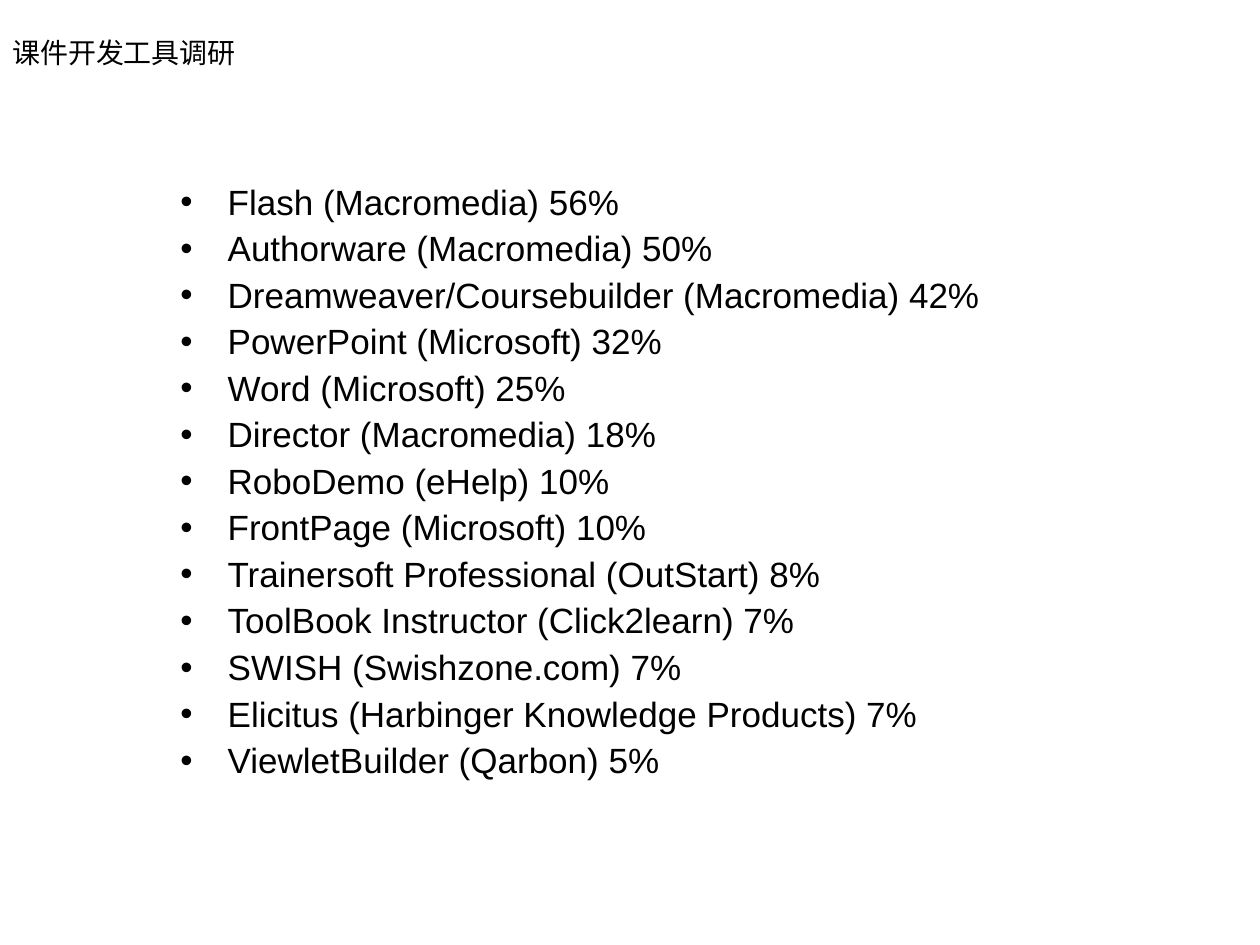
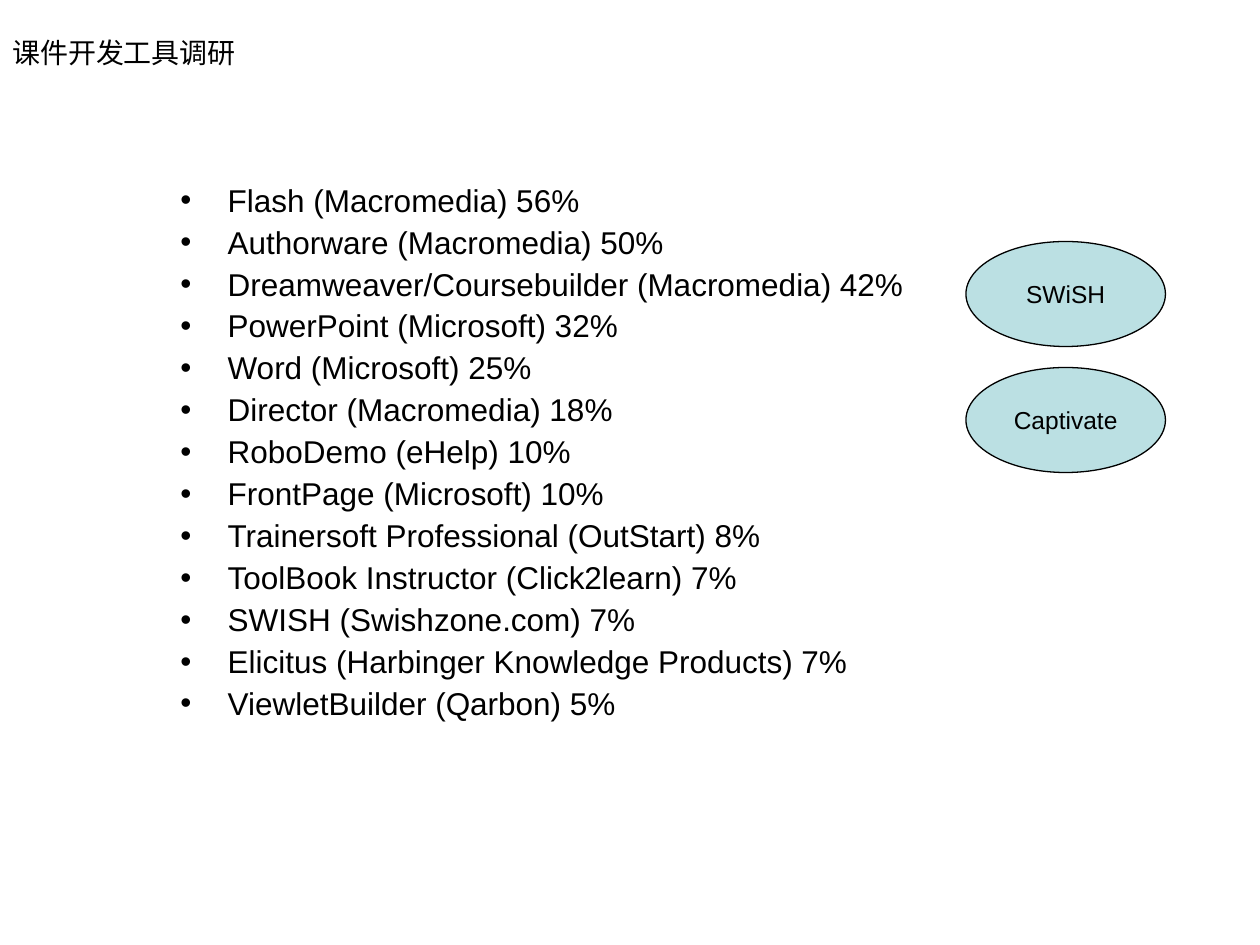
Before and after one commit to myedlt/myflash, a slide deck: slide 3 of docu/CWArch/课件模型.ppt. Drawn at 1260x945 pixels with LibreOffice and Linux fonts; fonts in the diff are those of the drawing. Boxes give left, top, right and bottom in pixels: in the first picture for what was removed or moved away, otherwise in the second. Text is boxed around its words. In the diff, an @@ line names an element or a change of style, - is before the commit and + after.

```diff
--- a/docu/CWArch/课件模型.ppt
+++ b/docu/CWArch/课件模型.ppt
@@ text "Flash (Macromedia) 56%" at [228, 189, 903, 721]: size 20 to 18 pt @@
@@ ellipse added at [966, 242, 1166, 346], fill #BBE0E3, outline #000000 0.74 pt, 14 pt, text #000000 @@
+SWiSH
@@ ellipse added at [966, 368, 1166, 472], fill #BBE0E3, outline #000000 0.74 pt, 14 pt, text #000000 @@
+Captivate
```
Also in this commit, not shown: 2 other slides changed, 2 slides added, 1 slide removed, 2 other files.
